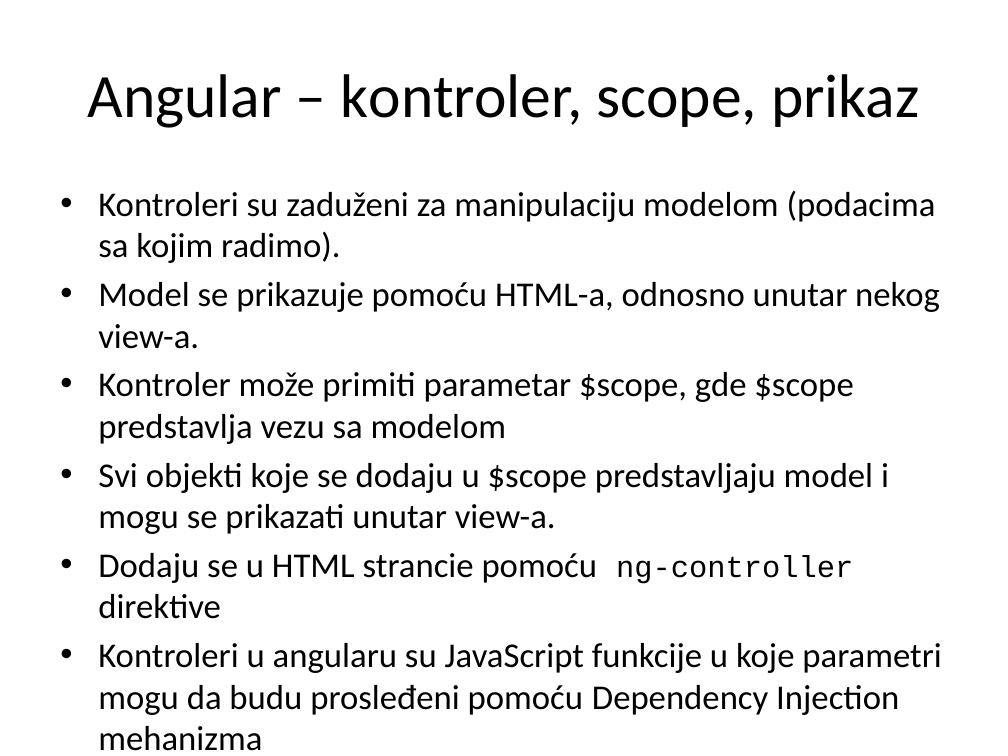
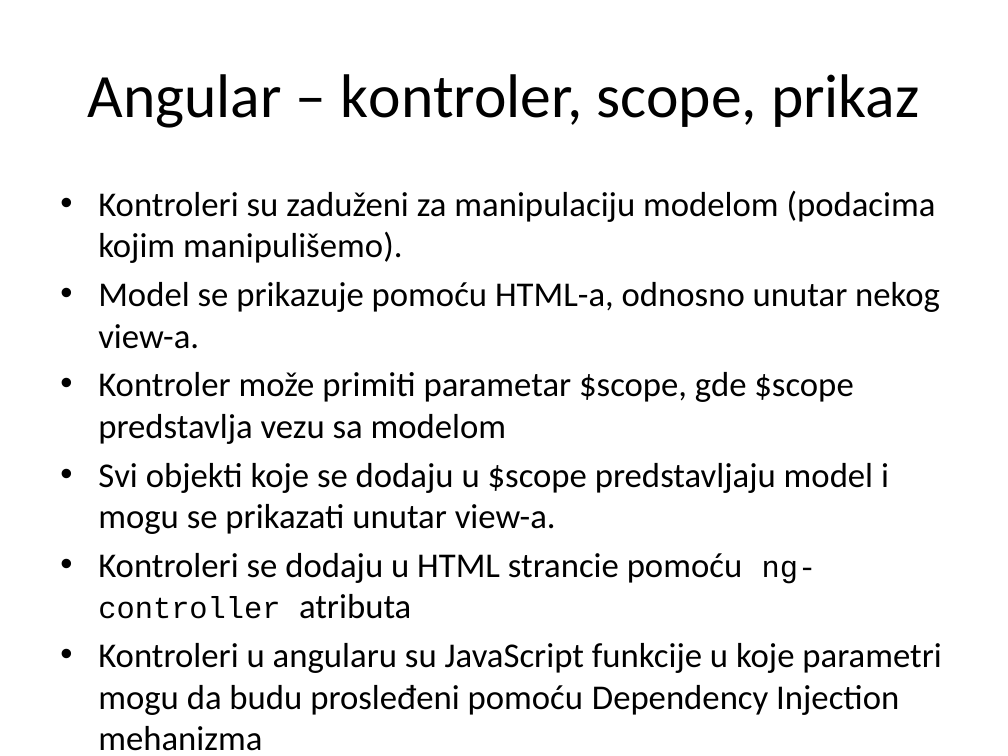
Before and after one commit to XWS2016/AngularJS, a slide deck: slide 5 of 01_Kontroleri/AngularJS_02_kontroleri.pptx. Drawn at 1008x756 pixels with LibreOffice and Linux fonts; fonts in the diff are those of the drawing. Boxes give left, top, right and bottom in pixels: in the first picture for what was removed or moved away, otherwise in the second. Text is boxed around its words. In the diff, an @@ line names an element or a change of style, - is before the commit and + after.

```diff
--- a/01_Kontroleri/AngularJS_02_kontroleri.pptx
+++ b/01_Kontroleri/AngularJS_02_kontroleri.pptx
@@ text at (98, 191, 936, 263): text changed @@
-• Kontroleri su zaduženi za manipulaciju modelom (podacima sa kojim radimo).
+• Kontroleri su zaduženi za manipulaciju modelom (podacima kojim manipulišemo).
@@ text at (98, 553, 817, 619): text changed @@
-• Dodaju se u HTML strancie pomoću ng-controller direktive
+• Kontroleri se dodaju u HTML strancie pomoću ng-controller atributa
```
Also in this commit, not shown: 8 other slides changed, 3 slides added, 47 other files.
